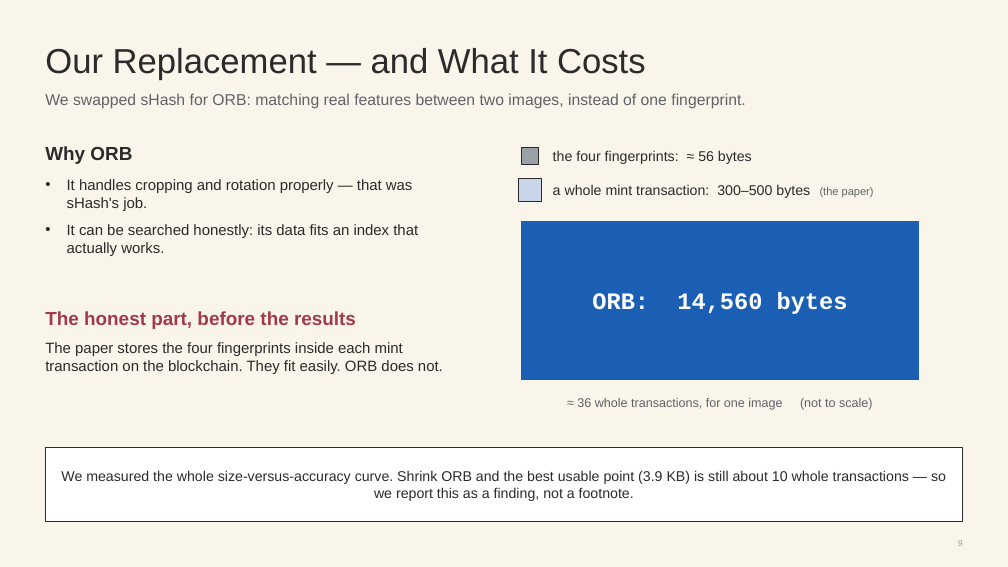
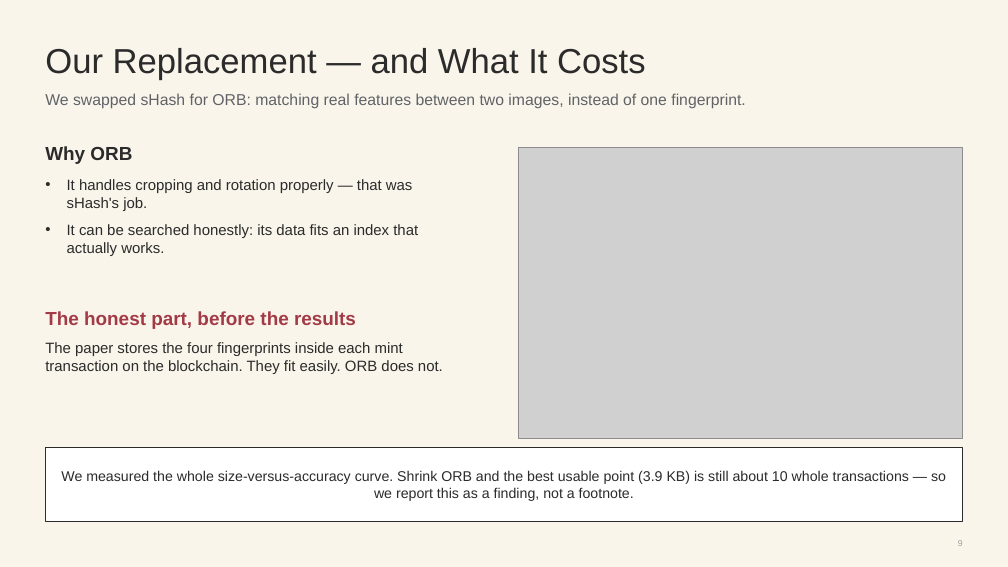
Before and after one commit to rabea-yassin/nft-dup-heuristic-router, a slide deck: slide 9 of NFT_Copymint_Detection_v3.pptx. Drawn at 1008x567 pixels with LibreOffice and Linux fonts; fonts in the diff are those of the drawing; grey boxes stand for pictures. Boxes give left, top, right and bottom in pixels: in the first picture for what was removed or moved away, otherwise in the second. Text is boxed around its words. In the diff, an @@ line names an element or a change of style, - is before the commit and + after.

```diff
--- a/NFT_Copymint_Detection_v3.pptx
+++ b/NFT_Copymint_Detection_v3.pptx
@@ picture added at bbox=[519, 147, 963, 438] @@
@@ rectangle removed at bbox=[522, 147, 539, 164] @@
@@ rectangle removed at bbox=[519, 179, 541, 201] @@
@@ text removed at bbox=[553, 150, 752, 164] @@
-the four fingerprints: ≈ 56 bytes
@@ text removed at bbox=[553, 184, 874, 198] @@
-a whole mint transaction: 300–500 bytes (the paper)
@@ rectangle removed at bbox=[522, 221, 918, 380] @@
@@ text removed at bbox=[592, 292, 848, 314] @@
-ORB: 14,560 bytes
@@ text removed at bbox=[577, 398, 873, 410] @@
-≈ 36 whole transactions, for one image (not to scale)
```
Also in this commit, not shown: 13 other slides changed, 1 slide added, 23 other files.
